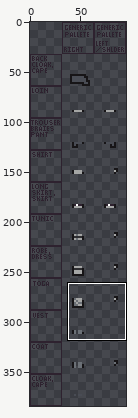
One commit to this sprite sheet: graphics/images/human/human_clothes_body.png. Above, an overview of the earlier version with the close-up marked.
Close-up. Before:
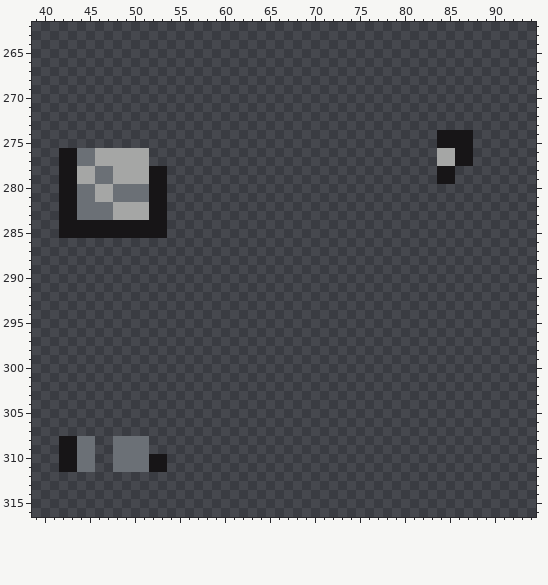
The file is 96x384 pixels. Shown: x 39..94, y 262..316. The commit also changed other parts of the picture, which this record leaves out.
The same view after the edit:
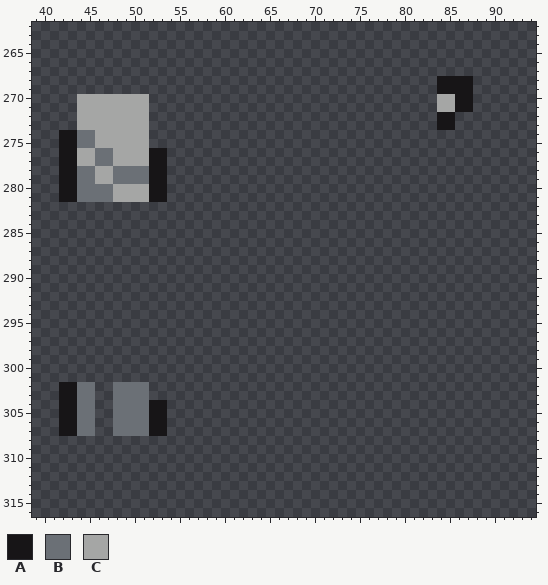
Palette (. is transparent): A #171517  B #6b7076  C #a5a6a5
What changed:
y 268..269: x 84..87 .... -> AAAA
y 270..271: x 44..51 ........ -> CCCCCCCC; x 84..87 .... -> CCAA
y 272..273: x 44..51 ........ -> CCCCCCCC; x 84..85 .. -> AA
y 274..275: x 42..51 .......... -> AABBCCCCCC; x 84..87 AAAA -> ....
y 276..277: x 44..47 BBCC -> CCBB; x 52..53 .. -> AA; x 84..87 CCAA -> ....
y 278..279: x 44..51 CCBBCCCC -> BBCCBBBB; x 84..85 AA -> ..
y 280..281: x 46..51 CCBBBB -> BBCCCC
y 282..283: x 42..53 AABBBBCCCCAA -> ............
y 284..285: x 42..53 AAAAAAAAAAAA -> ............
y 302..303: x 42..45 .... -> AABB; x 48..51 .... -> BBBB
y 304..307: x 42..45 .... -> AABB; x 48..53 ...... -> BBBBAA
y 308..309: x 42..45 AABB -> ....; x 48..51 BBBB -> ....
y 310..311: x 42..45 AABB -> ....; x 48..53 BBBBAA -> ......
